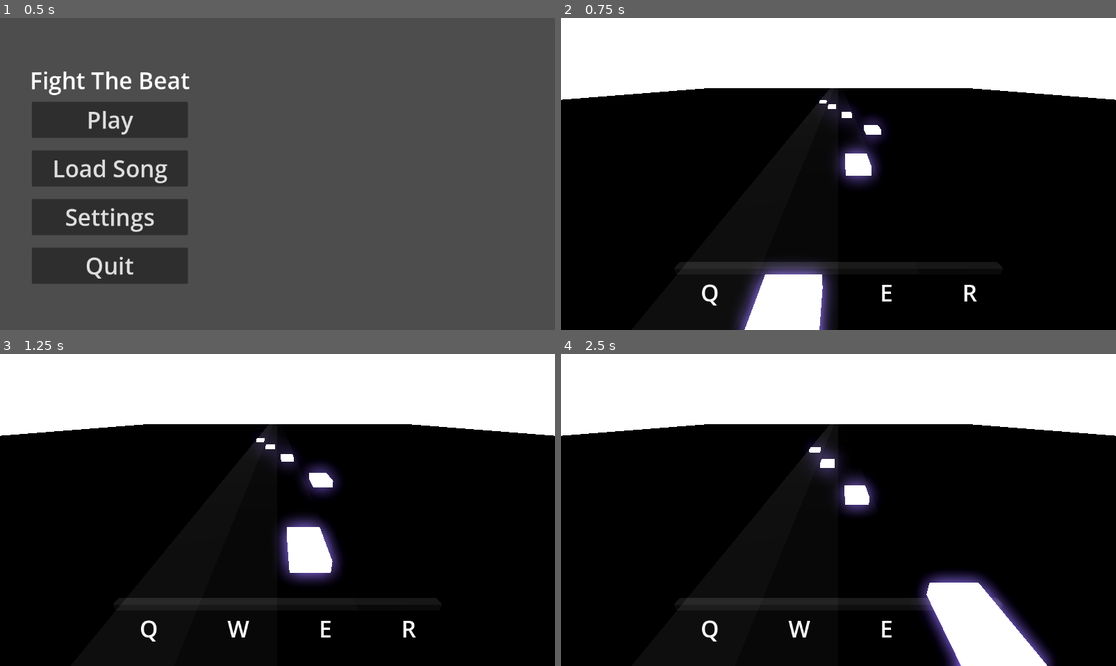
Above: before the commit, frames 1-4 (two rows, left to right).
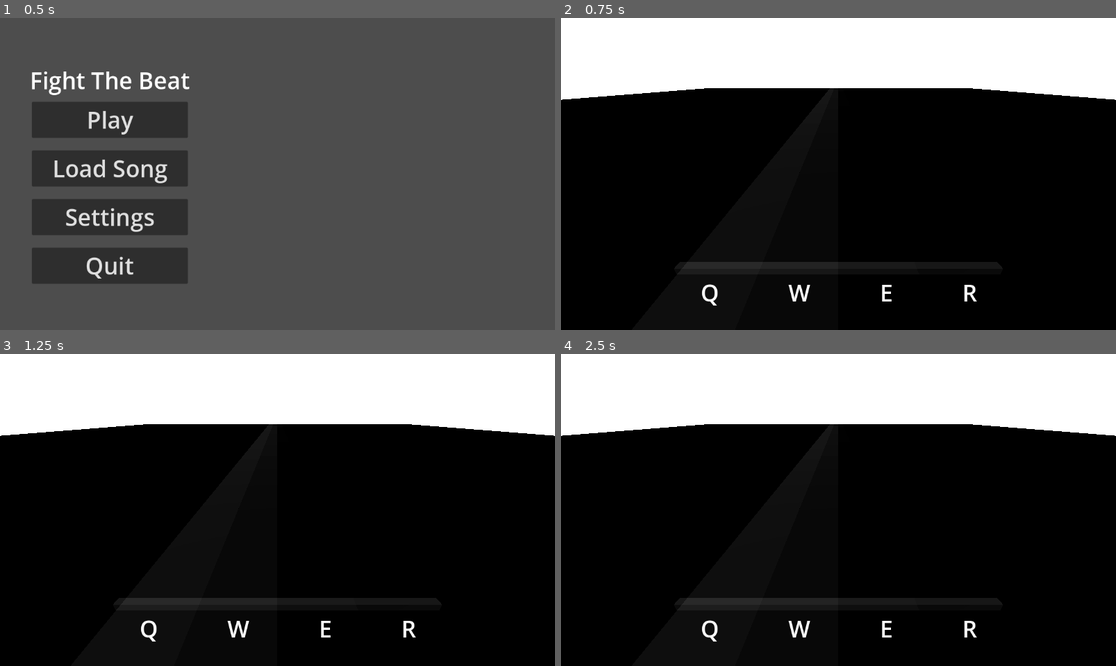
Above: after the commit, the same moments.

Repository: RafaeloxMC/fight-the-beat
Game: Godot game, scene res://scenes/ui/main_menu.tscn
The game is run twice, just before and just after one commit, with the same random seed, the same clock (stepped at 60 frames per second) and the same inputs. The project has no main scene, so this scene is started directly.
Inputs:
- Up to frame 1 (0.5 s): no input
- Up to frame 2 (0.75 s): click "Play" at 0.5 s
- Up to frame 3 (1.25 s): no input
- Up to frame 4 (2.5 s): tap Enter at 1.25 s; hold R (RIGHT_LANE) 1.28-2.03 s; tap W (ML_LANE) at 1.35 s; hold Down from 2.03 s (still down); tap E (MR_LANE) at 2.1 s

Frame 1 is identical in both runs. In frame 2, 4.9% of the frame differs, in the area x 31-59%, y 25-100%; in frame 3, 3.3%; in frame 4, 6.4%, in the area x 44-89%, y 28-100%.

Commit message:
Add tile spawning logic

Diff:
--- a/scenes/game.tscn
+++ b/scenes/game.tscn
@@ -39,6 +39,7 @@
 
 [node name="Game" type="Node3D" unique_id=1119444477 node_paths=PackedStringArray("lanes")]
 script = ExtResource("2_yqjtg")
+base_tile = ExtResource("1_uwrxv")
 lanes = [NodePath("Lanes/LL"), NodePath("Lanes/ML"), NodePath("Lanes/MR"), NodePath("Lanes/RR")]
 
 [node name="Floor" type="CSGBox3D" parent="." unique_id=1225637725]
@@ -52,40 +53,20 @@
 size = Vector3(1, 0.1, 60)
 material = SubResource("StandardMaterial3D_8cj0n")
 
-[node name="Note" parent="Lanes/LL" unique_id=1931999037 instance=ExtResource("1_uwrxv")]
-
-[node name="Note2" parent="Lanes/LL" unique_id=100715498 instance=ExtResource("1_uwrxv")]
-transform = Transform3D(1, 0, 0, 0, 1, 0, 0, 0, 1, 0, 0, 24)
-
 [node name="ML" type="CSGBox3D" parent="Lanes" unique_id=1938159293]
 transform = Transform3D(1, 0, 0, 0, 1, 0, 0, 0, 1, -0.5, 0.095, 0)
 size = Vector3(1, 0.1, 60)
 material = SubResource("StandardMaterial3D_yqjtg")
-
-[node name="Note" parent="Lanes/ML" unique_id=315107322 instance=ExtResource("1_uwrxv")]
-transform = Transform3D(1, 0, 0, 0, 1, 0, 0, 0, 1, 0, 0, 4)
-
-[node name="Note2" parent="Lanes/ML" unique_id=576951046 instance=ExtResource("1_uwrxv")]
-transform = Transform3D(1, 0, 0, 0, 1, 0, 0, 0, 1, 0, 0, 20)
 
 [node name="MR" type="CSGBox3D" parent="Lanes" unique_id=1361662764]
 transform = Transform3D(1, 0, 0, 0, 1, 0, 0, 0, 1, 0.5, 0.095, 0)
 size = Vector3(1, 0.1, 60)
 material = SubResource("StandardMaterial3D_uwrxv")
 
-[node name="Note" parent="Lanes/MR" unique_id=998551569 instance=ExtResource("1_uwrxv")]
-transform = Transform3D(1, 0, 0, 0, 1, 0, 0, 0, 1, 0, 0, 8)
-
-[node name="Note2" parent="Lanes/MR" unique_id=1872881790 instance=ExtResource("1_uwrxv")]
-transform = Transform3D(1, 0, 0, 0, 1, 0, 0, 0, 1, 0, 0, 16)
-
 [node name="RR" type="CSGBox3D" parent="Lanes" unique_id=2001351325]
 transform = Transform3D(1, 0, 0, 0, 1, 0, 0, 0, 1, 1.5, 0.095, 0)
 size = Vector3(1, 0.1, 60)
 material = SubResource("StandardMaterial3D_lnu2h")
-
-[node name="Note" parent="Lanes/RR" unique_id=157175474 instance=ExtResource("1_uwrxv")]
-transform = Transform3D(1, 0, 0, 0, 1, 0, 0, 0, 1, 0, 0, 12)
 
 [node name="TriggerLine" type="Area3D" parent="." unique_id=452675051 groups=["TRIGGERLINE"]]
 transform = Transform3D(1, 0, 0, 0, 1, 0, 0, 0, 1, 0, 0.2, 20)
--- a/scripts/bpm_based_movement.gd
+++ b/scripts/bpm_based_movement.gd
@@ -3,7 +3,7 @@
 @onready var trigger_line: Area3D = $TriggerLine
 @onready var debug: Label = $"UI Container/DEBUG"
 
-@export var base_tile = PackedScene
+@export var base_tile: PackedScene
 @export var lanes: Array[Node3D] = []
 
 var bpm: int = 130
@@ -13,17 +13,18 @@
 var speed_multiplier = 2
 
 func _ready() -> void:
-	var notes = get_tree().get_nodes_in_group("TILE")
-	for note in notes:
-		if note is Node3D:
-			tiles.append(note)
+	spawn_lane(SongManager.currently_playing.tiles_ll, lanes[0])
+	spawn_lane(SongManager.currently_playing.tiles_ml, lanes[1])
+	spawn_lane(SongManager.currently_playing.tiles_mr, lanes[2])
+	spawn_lane(SongManager.currently_playing.tiles_rr, lanes[3])
+
 	print("Found " + str(tiles.size()) + " notes!")
+	speed = bpm / 60.0 * speed_multiplier
 
-	speed = bpm / 60.0 * speed_multiplier
 
 func _process(delta: float) -> void:
 
-	debug.text = SongManager.currently_playing.title + " - " + SongManager.currently_playing.artist + "(" + str(SongManager.currently_playing.b …(241 unchanged characters)…
+	debug.text = SongManager.currently_playing.title + " - " + SongManager.currently_playing.artist + " (" + str(SongManager.currently_playing.b …(241 unchanged characters)…
 
 	for tile in tiles:
 		if !tile.is_queued_for_deletion() && tile.position.z > (tile.get_parent_node_3d() as CSGBox3D).size.z / 2:
@@ -53,10 +54,17 @@
 				tiles.erase(tile)
 				print("Tile removed")
 
-func add_new_note_to_lane(lane: Node3D) -> void:
-	var new_tile = base_tile.new().instantiate()
+func add_new_note_to_lane(lane: Node3D, offset: float) -> void:
+	print("Offset: " + str(offset))
+	var new_tile = base_tile.instantiate()
 	if new_tile is not Node3D:
 		new_tile.queue_free()
 		return
+	new_tile.position.z -= offset * 2
 	lane.add_child(new_tile as Node3D)
 	tiles.append(new_tile as Node3D)
+
+func spawn_lane(pattern: Array[bool], lane: Node3D) -> void:
+	for i in pattern.size():
+		if pattern[i]:
+			add_new_note_to_lane(lane, i)
